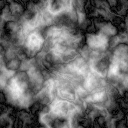
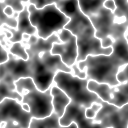
The second w=128, h=128 image is a revision of the first. Changes to its layers:
showed "Color Fill 1", painted on it, unmasked it over left=0, top=0, right=128, bottom=128
renamed "Layer 0" to "Layer 0 copy 12", blend difference → normal, painted on it over left=0, top=0, right=128, bottom=128
